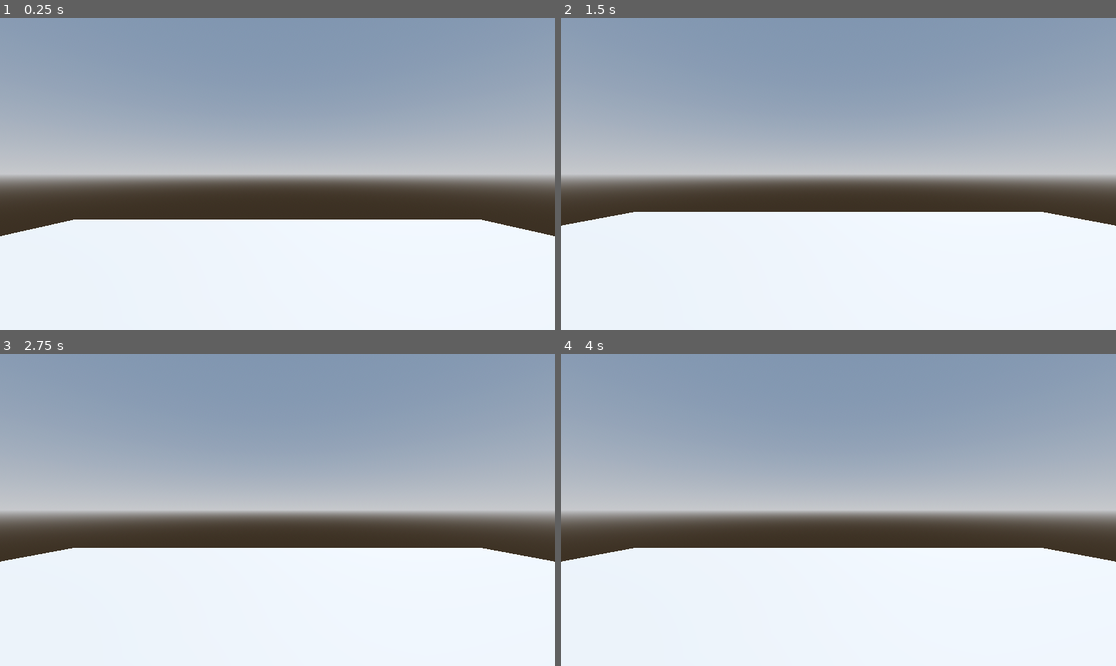
Above: before the commit, frames 1-4 (two rows, left to right).
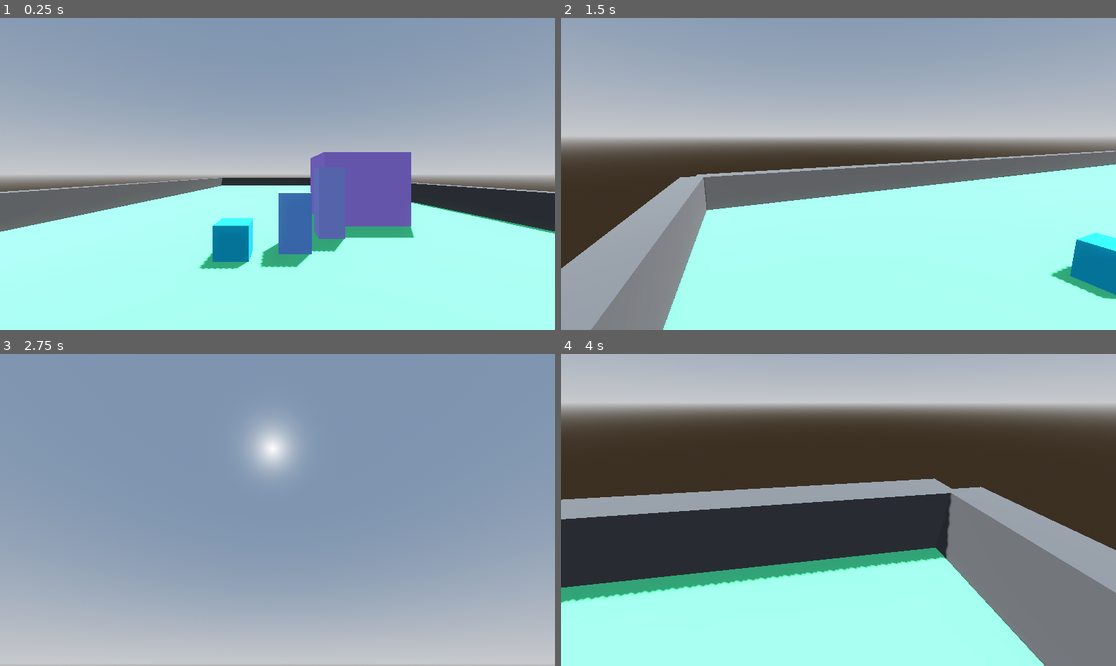
Above: after the commit, the same moments.

Repository: snowstreak/anabasys
Game: Godot game, scene res://scenes/world.tscn
Two runs of this game, one before a commit and one after it. Both use one fixed random seed, a clock stepped at 60 frames per second and the inputs below.
Inputs (mouse positions are in pixels of both pictures, inside the frame that each line leads up to):
- Up to frame 1 (0.25 s): no input
- Up to frame 2 (1.5 s): tap Enter (ui_accept) at 0.5, 0.8, 1.35 s; move the mouse to (960, 158) at 0.52 s; hold D (move_right) 0.53-1.28 s; tap Ctrl (crouch) at 0.6 s; tap Space (jump) at 0.77, 1.07 s; move the mouse to (727, 189) at 1.27 s; hold S (move_back) from 1.28 s (still down)
- Up to frame 3 (2.75 s): tap Space (jump) at 1.52, 1.82, 2.3 s; tap Shift (sprint, bound only after the commit) at 1.55 s; move the mouse to (333, 441) at 2.02 s; release S (move_back) at 2.03 s; hold D (move_right) from 2.03 s (still down); hold Shift (sprint, bound only after the commit) from 2.03 s (still down)
- Up to frame 4 (4 s): move the mouse to (810, 572) at 2.77 s; release D (move_right) at 2.78 s; release Shift (sprint, bound only after the commit) at 2.78 s; hold W (move_forward) 2.78-3.53 s; tap Space (jump) at 2.85, 3.02, 3.32, 3.77 s; tap Ctrl (crouch) at 3.05, 3.6 s; move the mouse to (1005, 556) at 3.52 s; hold A (move_left) from 3.53 s (still down); tap Enter (ui_accept) at 3.8 s

The runs differ from the first frame. In frame 1, 47% of the frame differs, in the area x 0-100%, y 42-100%; in frame 2, 69%; in frame 3, 71%; in frame 4, 96%, in the area x 0-100%, y 0-100%.

Commit message:
footsteps added

Diff:
--- a/project.godot
+++ b/project.godot
@@ -61,6 +61,26 @@
 }
 interact={
 "deadzone": 0.5,
+"events": [Object(InputEventKey,"resource_local_to_scene":false,"resource_name":"","device":-1,"window_id":0,"alt_pressed":false,"shift_pressed":false,"ctrl_pressed":false,"meta_pressed":false,"pressed":false,"keycode":0,"physical_keycode":70,"key_label":0,"unicode":102,"location":0,"echo":false,"script":null)
+]
+}
+lean_left={
+"deadzone": 0.5,
+"events": [Object(InputEventKey,"resource_local_to_scene":false,"resource_name":"","device":-1,"window_id":0,"alt_pressed":false,"shift_pressed":false,"ctrl_pressed":false,"meta_pressed":false,"pressed":false,"keycode":0,"physical_keycode":81,"key_label":0,"unicode":113,"location":0,"echo":false,"script":null)
+]
+}
+lean_right={
+"deadzone": 0.5,
 "events": [Object(InputEventKey,"resource_local_to_scene":false,"resource_name":"","device":-1,"window_id":0,"alt_press …(192 unchanged characters)…
 ]
 }
+sprint={
+"deadzone": 0.5,
+"events": [Object(InputEventKey,"resource_local_to_scene":false,"resource_name":"","device":-1,"window_id":0,"alt_pressed":false,"shift_pressed":false,"ctrl_pressed":false,"meta_pressed":false,"pressed":false,"keycode":0,"physical_keycode":4194325,"key_label":0,"unicode":0,"location":0,"echo":false,"script":null)
+]
+}
+crouch_toggle={
+"deadzone": 0.5,
+"events": [Object(InputEventKey,"resource_local_to_scene":false,"resource_name":"","device":-1,"window_id":0,"alt_pressed":false,"shift_pressed":false,"ctrl_pressed":false,"meta_pressed":false,"pressed":false,"keycode":0,"physical_keycode":67,"key_label":0,"unicode":99,"location":0,"echo":false,"script":null)
+]
+}
--- /dev/null
+++ b/resources/materials/grey_material.tres
@@ -0,0 +1,4 @@
+[gd_resource type="StandardMaterial3D" format=3 uid="uid://bbxa5a0gq3bfv"]
+
+[resource]
+albedo_color = Color(0.299547, 0.299547, 0.299547, 1)
--- a/scenes/world.tscn
+++ b/scenes/world.tscn
@@ -1,6 +1,8 @@
-[gd_scene load_steps=7 format=3 uid="uid://d4b6bgok5w8nj"]
+[gd_scene load_steps=14 format=3 uid="uid://d4b6bgok5w8nj"]
 
 [ext_resource type="Script" path="res://scripts/Player.gd" id="1_dccl0"]
+[ext_resource type="Material" uid="uid://bbxa5a0gq3bfv" path="res://resources/materials/grey_material.tres" id="2_3taea"]
+[ext_resource type="AudioStream" uid="uid://yqjcsot26i5k" path="res://scenes/BT0AAD0.WAV" id="2_i0x2f"]
 
 [sub_resource type="ProceduralSkyMaterial" id="ProceduralSkyMaterial_e4egk"]
 sky_horizon_color = Color(0.64625, 0.65575, 0.67075, 1)
@@ -15,10 +17,25 @@
 tonemap_mode = 2
 glow_enabled = true
 
+[sub_resource type="StandardMaterial3D" id="StandardMaterial3D_8tvvd"]
+albedo_color = Color(0.333162, 0.835438, 0.517807, 1)
+
 [sub_resource type="CapsuleMesh" id="CapsuleMesh_n7k5u"]
 
-[sub_resource type="ConvexPolygonShape3D" id="ConvexPolygonShape3D_i27ed"]
+[sub_resource type="ConvexPolygonShape3D" id="ConvexPolygonShape3D_x1gtk"]
 points = PackedVector3Array(-0.125207, -0.532801, -0.480507, 0.0227831, 0.47607, 0.498884, 0.169713, 0.559144, 0.464172 …(924 unchanged characters)…
+
+[sub_resource type="StandardMaterial3D" id="StandardMaterial3D_3sgmi"]
+albedo_color = Color(0.0403187, 0.71479, 0.879905, 1)
+
+[sub_resource type="StandardMaterial3D" id="StandardMaterial3D_2b0gr"]
+albedo_color = Color(0.413087, 0.652326, 0.975753, 1)
+
+[sub_resource type="StandardMaterial3D" id="StandardMaterial3D_naaqw"]
+albedo_color = Color(0.678449, 0.55266, 1, 1)
+
+[sub_resource type="StandardMaterial3D" id="StandardMaterial3D_i717o"]
+albedo_color = Color(0.58944, 0.635742, 1, 1)
 
 [node name="World" type="Node3D"]
 
@@ -30,22 +47,71 @@
 environment = SubResource("Environment_351mu")
 
 [node name="CSGBox3D" type="CSGBox3D" parent="."]
-transform = Transform3D(1, 0, 0, 0, 1, 0, 0, 0, 1, 0, -0.610168, 0)
+transform = Transform3D(1, 0, 0, 0, 1, 0, 0, 0, 1, 0, -0.610168, -19.5465)
 use_collision = true
-size = Vector3(16, 0.001, 16)
+size = Vector3(24, 0.001, 47)
+material = SubResource("StandardMaterial3D_8tvvd")
 
 [node name="Player" type="CharacterBody3D" parent="."]
 script = ExtResource("1_dccl0")
 
 [node name="MeshInstance3D" type="MeshInstance3D" parent="Player"]
-transform = Transform3D(1, 0, 0, 0, 1, 0, 0, 0, 1, 0, 1.00858, 0)
+transform = Transform3D(1.4, 0, 0, 0, 1.4, 0, 0, 0, 1.4, 0, 0.972551, -0.0186768)
 mesh = SubResource("CapsuleMesh_n7k5u")
 
 [node name="CollisionShape3D" type="CollisionShape3D" parent="Player"]
-transform = Transform3D(1, 0, 0, 0, 1, 0, 0, 0, 1, 0, 1, 0)
-shape = SubResource("ConvexPolygonShape3D_i27ed")
+transform = Transform3D(1.4, 0, 0, 0, 1.4, 0, 0, 0, 1.4, 0, 0.756741, -0.0186768)
+shape = SubResource("ConvexPolygonShape3D_x1gtk")
 
 [node name="Head" type="Node3D" parent="Player"]
-transform = Transform3D(1, 0, 0, 0, 1, 0, 0, 0, 1, 0, 1.511, 0)
+transform = Transform3D(1, 0, 0, 0, 1, 0, 0, 0, 1, 0.00163198, 1.85486, 0.00647306)
 
 [node name="Camera3D" type="Camera3D" parent="Player/Head"]
+fov = 80.0
+
+[node name="Footsteps" type="AudioStreamPlayer" parent="Player"]
+stream = ExtResource("2_i0x2f")
+
+[node name="CSGBox3D2" type="CSGBox3D" parent="."]
+transform = Transform3D(1, 0, 0, 0, 1, 0, 0, 0, 1, -1.22848, -0.119692, -6.08873)
+use_collision = true
+material = SubResource("StandardMaterial3D_3sgmi")
+
+[node name="CSGBox3D3" type="CSGBox3D" parent="CSGBox3D2"]
+transform = Transform3D(1, 0, 0, 0, 1, 0, 0, 0, 1, 1.81851, 0.331849, -0.539617)
+use_collision = true
+size = Vector3(1, 2.0498, 1)
+material = SubResource("StandardMaterial3D_2b0gr")
+
+[node name="CSGBox3D5" type="CSGBox3D" parent="CSGBox3D2"]
+transform = Transform3D(1, 0, 0, 0, 1, 0, 0, 0, 1, 5.44324, 1.11448, -5.269)
+use_collision = true
+size = Vector3(4, 3.67041, 4)
+material = SubResource("StandardMaterial3D_naaqw")
+
+[node name="CSGBox3D4" type="CSGBox3D" parent="CSGBox3D2"]
+transform = Transform3D(1, 0, 0, 0, 1, 0, 0, 0, 1, 3.33715, 0.670378, -2.00757)
+use_collision = true
+size = Vector3(1, 3, 1)
+material = SubResource("StandardMaterial3D_i717o")
+
+[node name="CSGBox3D5" type="CSGBox3D" parent="."]
+transform = Transform3D(1, 0, 0, 0, 1, 0, 0, 0, 1, 0, 0, 3.9296)
+use_collision = true
+size = Vector3(23.8887, 2, 1)
+material = ExtResource("2_3taea")
+
+[node name="CSGBox3D6" type="CSGBox3D" parent="CSGBox3D5"]
+transform = Transform3D(1, 0, 0, 0, 1, 0, 0, 0, 1, 0, 0, -47.1736)
+size = Vector3(23.8887, 2, 1)
+material = ExtResource("2_3taea")
+
+[node name="CSGBox3D7" type="CSGBox3D" parent="CSGBox3D5"]
+transform = Transform3D(-4.37114e-08, 0, -1, 0, 1, 0, 1, 0, -4.37114e-08, -12.0587, 0, -23.6014)
+size = Vector3(46.9584, 2, 1)
+material = ExtResource("2_3taea")
+
+[node name="CSGBox3D8" type="CSGBox3D" parent="CSGBox3D5"]
+transform = Transform3D(1.31134e-07, 0, 1, 0, 1, 0, -1, 0, 1.31134e-07, 12.2126, 0, -23.7872)
+size = Vector3(46.9584, 2, 1)
+material = ExtResource("2_3taea")
--- a/scripts/Player.gd
+++ b/scripts/Player.gd
@@ -1,30 +1,121 @@
 extends CharacterBody3D
 
 
-const SPEED = 5.0
-const JUMP_VELOCITY = 4.5
+var speed = WALK_SPEED
+const WALK_SPEED = 4.5
+const SPRINT_SPEED = 7.0
+const CROUCH_SPEED = 2.25
+const JUMP_VELOCITY = 6
 const GRAVITY = 9.8
+const SENS_RATIO = 0.001
+const SENSITIVITY = SENS_RATIO * 3
+const BOB_FREQUENCY = 2.0
+const BOB_AMPLITUDE = 0.06
+var t_bob = 0.0
+const CROUCH_HEIGHT = 1.0
+const STAND_HEIGHT = 1.8
 
+const BASE_FOV = 75.0
+const SPRINT_FOV = 90.0
+const CROUCH_FOV = 60.0
+
+@onready var head = $Head
+@onready var camera = $Head/Camera3D
+@onready var footstep_player = $Footsteps
+
+var footstep_timer = 0.0
+const FOOTSTEP_INTERVAL = 0.5
+
+func _ready():
+	Input.set_mouse_mode(Input.MOUSE_MODE_CAPTURED)
+
+func _unhandled_input(event):
+	if event is InputEventMouseMotion:
+		# Rotate the head and camera based on mouse movement.
+		head.rotate_y(-event.relative.x * SENSITIVITY)
+		camera.rotate_x(-event.relative.y * SENSITIVITY)
+		camera.rotation_degrees.x = clamp(camera.rotation_degrees.x, -80, 80)
+
+	# Handle input for exiting the game.
+	if event.is_action_pressed("ui_cancel"):
+		get_tree().quit()
 
 func _physics_process(delta: float) -> void:
-	# Add the gravity.
+	# Add gravity.
 	if not is_on_floor():
-		# velocity += get_gravity() * delta
 		velocity.y -= GRAVITY * delta
 
 	# Handle jump.
-	if Input.is_action_just_pressed("ui_accept") and is_on_floor():
+	if Input.is_action_just_pressed("jump") and is_on_floor():
 		velocity.y = JUMP_VELOCITY
 
+	# Handle sprinting.
+	if Input.is_action_pressed("sprint"):
+		speed = SPRINT_SPEED
+	else: if Input.is_action_just_released("sprint"):
+		# Reset speed to walking speed if sprint is released.
+		speed = WALK_SPEED
+
+	# Handle crouch toggle
+	if Input.is_action_just_pressed("crouch"):
+		if speed == WALK_SPEED:
+			speed = CROUCH_SPEED
+		else:
+			speed = WALK_SPEED
+
+	# Handle head position when crouching.
+	# if speed == CROUCH_SPEED:
+	# 	head.position.y = CROUCH_HEIGHT
+	# 	camera.position.y = CROUCH_HEIGHT
+	# else:
+	# 	head.position.y = STAND_HEIGHT
+	# 	camera.position.y = STAND_HEIGHT
+
+	# Handle head position when crouching, smoothly interpolate.
+	var target_height = CROUCH_HEIGHT if speed == CROUCH_SPEED else STAND_HEIGHT
+	head.position.y = lerp(head.position.y, target_height, delta * 6.0)
+	camera.position.y = lerp(camera.position.y, target_height, delta * 6.0)
+
 	# Get the input direction and handle the movement/deceleration.
-	# As good practice, you should replace UI actions with custom gameplay actions.
-	var input_dir := Input.get_vector("ui_left", "ui_right", "ui_up", "ui_down")
-	var direction := (transform.basis * Vector3(input_dir.x, 0, input_dir.y)).normalized()
-	if direction:
-		velocity.x = direction.x * SPEED
-		velocity.z = direction.z * SPEED
+	var input_dir := Input.get_vector("move_left", "move_right", "move_forward", "move_back")
+	var direction = (head.transform.basis * Vector3(input_dir.x, 0, input_dir.y)).normalized()
+	if is_on_floor():
+		if direction:
+			velocity.x = direction.x * speed
+			velocity.z = direction.z * speed
+		else:
+			velocity.x = lerp(velocity.x, direction.x * speed, delta * 10.0)
+			velocity.z = lerp(velocity.z, direction.z * speed, delta * 10.0)
 	else:
-		velocity.x = move_toward(velocity.x, 0, SPEED)
-		velocity.z = move_toward(velocity.z, 0, SPEED)
+		# Apply deceleration when not on the floor.
+		velocity.x = lerp(velocity.x, direction.x * speed, delta * 5.0)
+		velocity.z = lerp(velocity.z, direction.z * speed, delta * 5.0)
+
+	# Apply head bobbing effect.
+	t_bob += velocity.length() * delta * float(is_on_floor())
+	camera.transform.origin = _headbob(t_bob)
+
+	camera.fov = lerpf(camera.fov, (SPRINT_FOV if Input.is_action_pressed("sprint") else BASE_FOV), delta * 10.0)
+	camera.fov = lerpf(camera.fov, (CROUCH_FOV if speed == CROUCH_SPEED else BASE_FOV), delta * 8.0)
+
+	# Handle footstep sounds.
+	if is_on_floor() and velocity.length() > 0.1:
+		footstep_timer -= delta
+		if footstep_timer <= 0.0:
+			if not footstep_player.is_playing():
+				# Play footstep sound.
+				footstep_player.play()
+			else:
+				# If the sound is already playing, just reset the timer.
+				footstep_timer = FOOTSTEP_INTERVAL
+	else:
+		footstep_player.stop()
+		footstep_timer = 0.0
 
 	move_and_slide()
+
+func _headbob(time) -> Vector3:
+	var pos = Vector3.ZERO
+	pos.y = sin(time * BOB_FREQUENCY) * BOB_AMPLITUDE
+	pos.x = cos(time * BOB_FREQUENCY / 2) * BOB_AMPLITUDE
+	return pos
Not shown, added: scenes/BT0AAD0.WAV.import
Not shown, added: scenes/BT0AAD0.WAV
